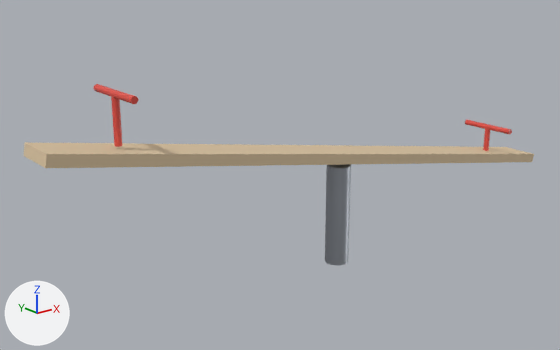
Renders of the glTF model modules/assets/internal/models/school/school.play.seesaw.glb from each side of a commit.
One viewpoint serves both versions: a 50 mm lens placed at (-2.46, -2.62, 1.57), pointed at (-0.23, 0.16, 0.45). Every picture has the same lights, and +X, +Y and +Z are marked at lower left. The picture after the commit comes second.

In view in the first picture: 'main__plastic_red', 'main__softwood', 'main__steel_painted'.
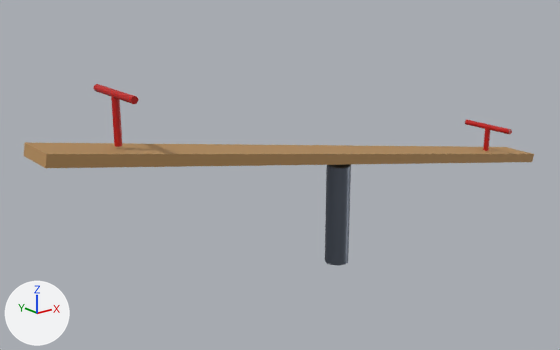
Pixel boxes [x1, y1, x2, y2] of what changed, in the pictures (560 x 350 px):
'main__softwood', recoloured (beige to orange)
    both: [24, 142, 534, 168]
'main__steel_painted', recoloured (darker)
    both: [325, 164, 351, 265]

Edits to the bpy script that builds the scene:
```text
Change mat_softwood:
    mat_softwood.base_color: (0.72, 0.56, 0.36) -> (0.477, 0.274, 0.106)  # beige #ddc5a2 -> orange #b88f5c
Change mat_steel_painted:
    mat_steel_painted.base_color: (0.42, 0.45, 0.5) -> (0.147, 0.171, 0.214)  # grey #adb3bc -> grey #6b737f
```
